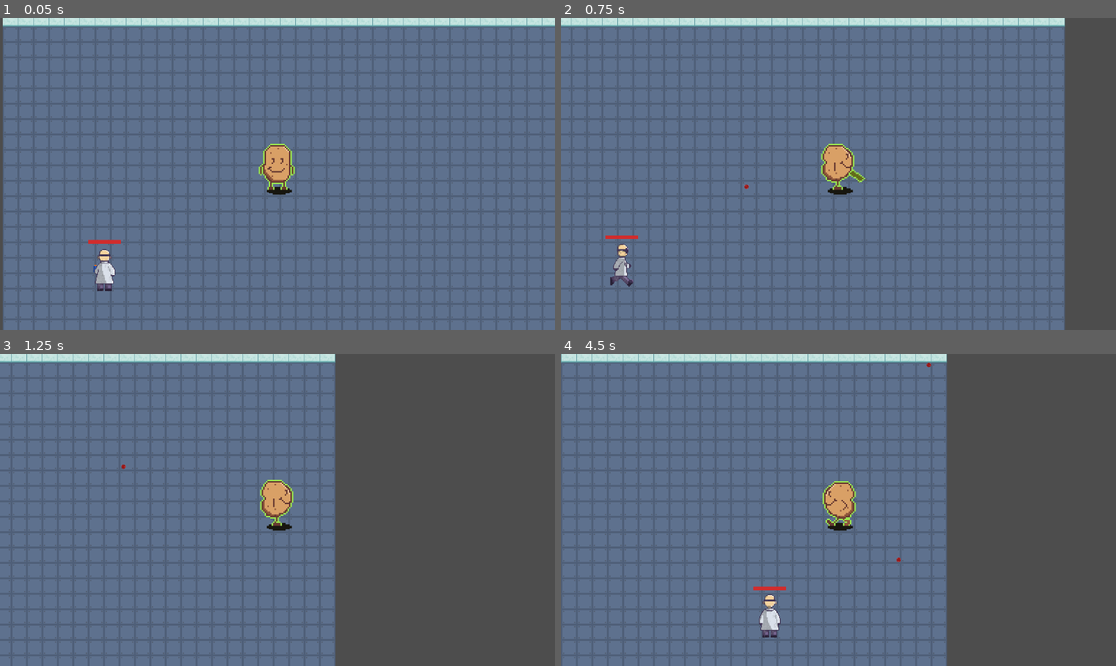
Above: before the commit, frames 1-4 (two rows, left to right).
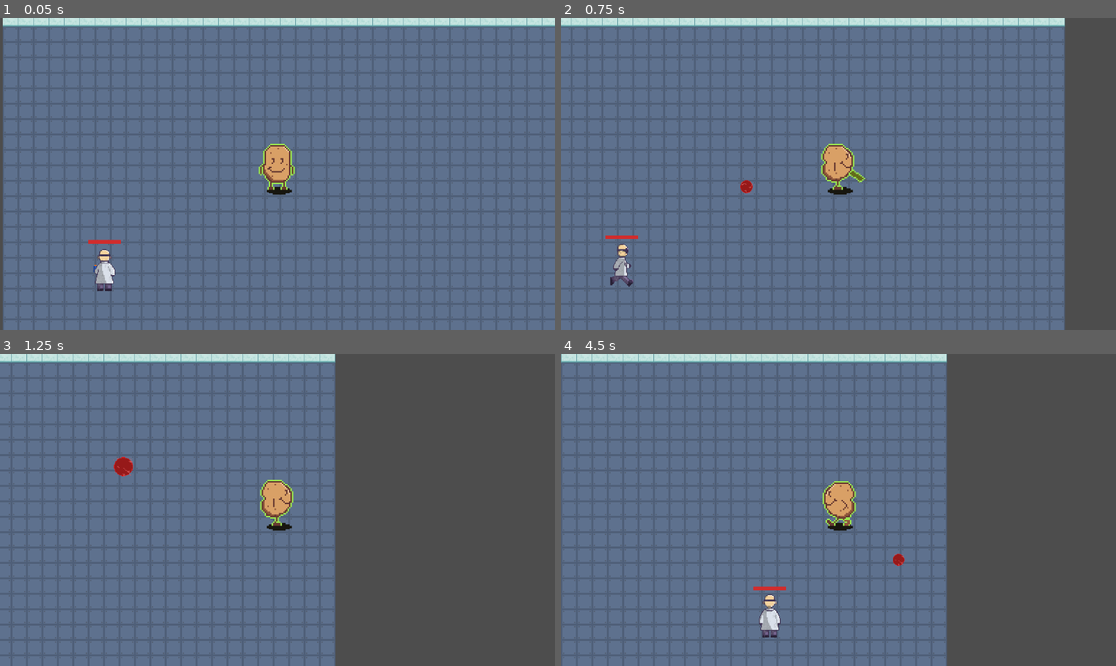
Above: after the commit, the same moments.

Repository: jaredazorbacay/mutato
Game: Godot game, scene res://scenes/main.tscn
Two runs of this game, one before a commit and one after it. Both use one fixed random seed, a clock stepped at 60 frames per second and the inputs below.
Inputs (mouse positions are in pixels of both pictures, inside the frame that each line leads up to):
- Up to frame 1 (0.05 s): no input
- Up to frame 2 (0.75 s): move the mouse to (960, 158) at 0.52 s; hold D (right) from 0.53 s (still down); click (960, 158) at 0.67 s
- Up to frame 3 (1.25 s): keep holding D (right)
- Up to frame 4 (4.5 s): move the mouse to (727, 525) at 1.27 s; release D (right) at 1.28 s; hold S (down) 1.28-2.03 s; move the mouse to (894, 441) at 2.02 s; hold D (right) 2.03-2.78 s; move the mouse to (810, 572) at 2.77 s; hold W (up) 2.78-3.53 s; click (810, 572) at 2.92 s; move the mouse to (1005, 556) at 3.52 s; hold A (left) from 3.53 s (still down); move the mouse to (672, 463) at 4.27 s

Frame 1 is identical in both runs. In frame 2, less than 0.1% of the frame differs, in the area x 32-35%, y 51-57%; in frame 3, 0.2%, in the area x 20-25%, y 32-40%; in frame 4, less than 0.1%.

Commit message:
Enlarging Orb

Diff:
--- a/scripts/scientist_bullet.gd
+++ b/scripts/scientist_bullet.gd
@@ -10,9 +10,13 @@
 	direction = direct
 	speed = spd
 	fired = true
+	$AnimatedSprite2D.play()
 
 func _physics_process(delta: float) -> void:
 	# Add the gravity.
 	if (fired):
 		velocity = direction.normalized() * speed
 		move_and_slide()
+		if scale.x < 2:
+			scale.x += 0.9 * delta
+			scale.y += 0.9 * delta
